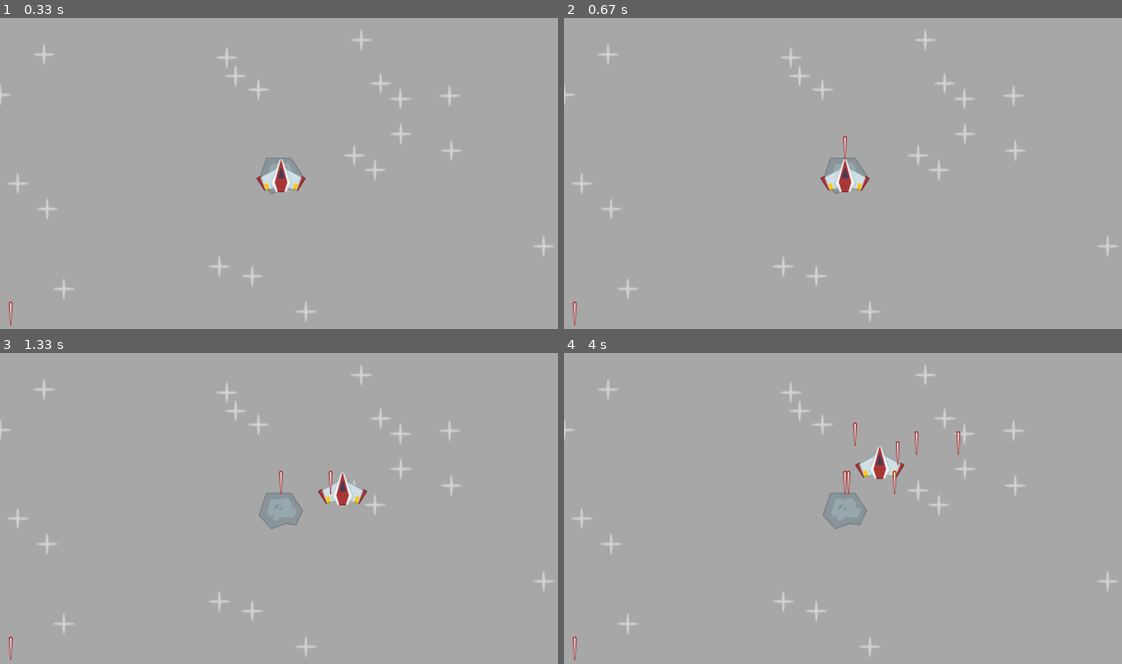
Above: before the commit, frames 1-4 (two rows, left to right).
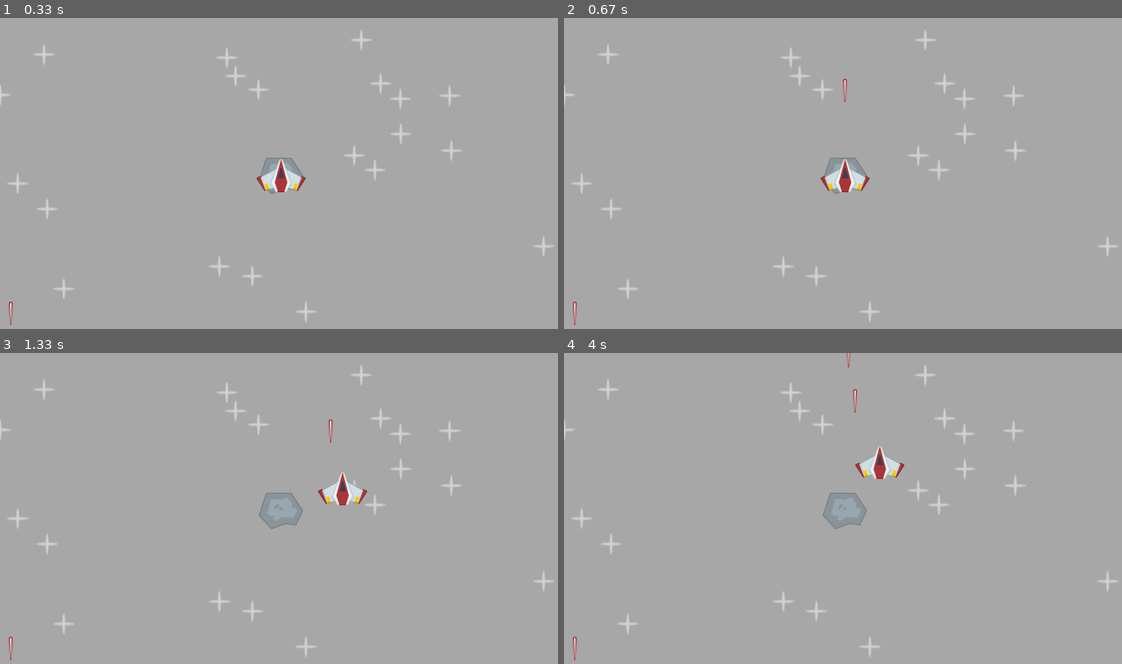
Above: after the commit, the same moments.

Repository: StefMcCuistion/PyGame-Practice-Exercises
Game: pygame game, started from src/space_shooter/code/main.py
Same seed, same stepped clock (60 frames per second), same inputs: the game is played once before the commit and once after it.
Inputs:
- Up to frame 1 (0.33 s): no input
- Up to frame 2 (0.67 s): tap Space at 0.33 s
- Up to frame 3 (1.33 s): hold Right 0.67-1.13 s; tap Space at 0.73, 1.03, 1.23 s; hold Up from 1.17 s (still down)
- Up to frame 4 (4 s): release Up at 1.47 s; hold Right 1.5-1.97 s; tap Space at 1.57, 1.87, 2.07, 2.37, 2.63, 2.97, 3.27, 3.4, 3.8 s; hold Left 2-2.53 s; hold Down 2.57-2.87 s; hold Left 2.9-3.3 s; hold Up 3.33-3.7 s; hold Right from 3.73 s (still down)

Frame 1 is identical in both runs. In frame 2, less than 0.1% of the frame differs, in the area x 49-51%, y 19-46%; in frame 3, 0.1%; in frame 4, 0.4%, in the area x 49-72%, y 0-46%.

Commit message:
Lazers now move up the screen

Diff:
--- a/src/space_shooter/code/main.py
+++ b/src/space_shooter/code/main.py
@@ -49,6 +49,9 @@
             super().__init__(groups)
             self.image = surf
             self.rect = self.image.get_frect(midbottom = pos)
+
+        def update(self, dt):
+            self.rect.centery -= 400 * dt
 
     # General setup
     W, H = (
